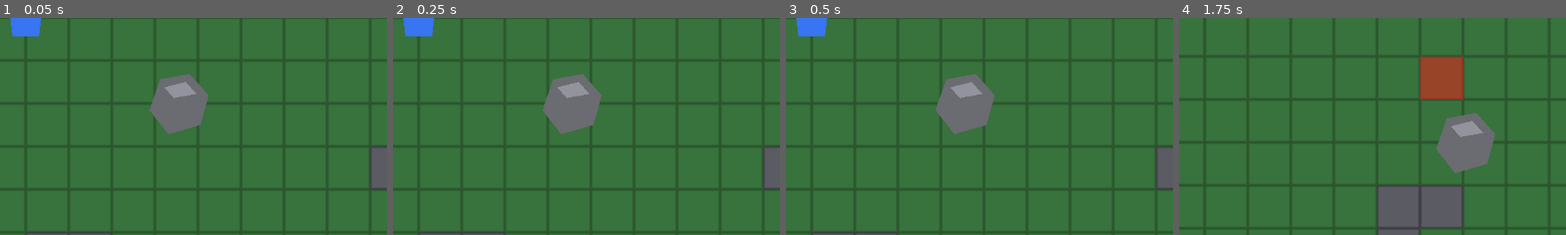
Above: before the commit, frames 1-4 (left to right).
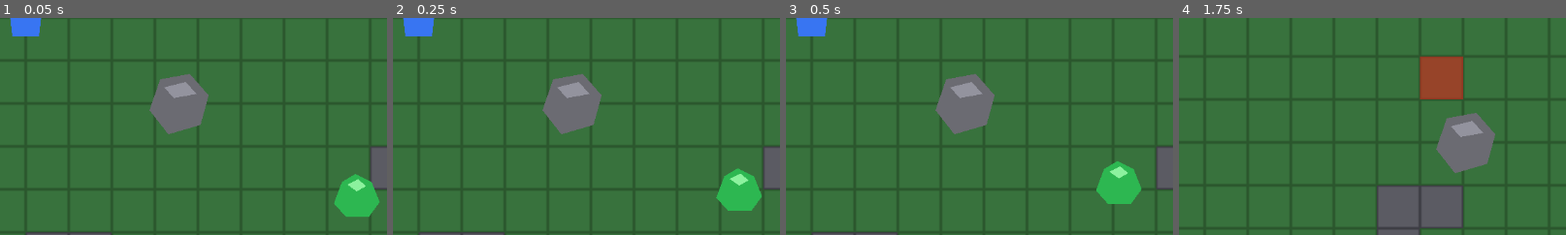
Above: after the commit, the same moments.

Repository: ramonsamagaio/Oathwake-Main
Game: Godot game, scene res://scenes/Main.tscn
The game is run twice, just before and just after one commit, with the same random seed, the same clock (stepped at 60 frames per second) and the same inputs.
Inputs (mouse positions are % of the whole screen's width and height, from its top left):
- Up to frame 1 (0.05 s): no input
- Up to frame 2 (0.25 s): no input
- Up to frame 3 (0.5 s): no input
- Up to frame 4 (1.75 s): tap Enter at 0.5 s; move the mouse to (45, 70) at 0.52 s; hold W from 0.53 s (still down); tap B at 0.6 s; click (45, 70) at 0.67 s; move the mouse to (80, 65) at 1.27 s; tap H at 1.35 s
The pictures show only the part of the screen within x 47-97%, y 50-100%; the shares and areas given below are measured in that part.

The runs differ from the first frame. In frame 1, 1.7% of the frame differs, in the area x 86-98%, y 71-92%; in frame 2, 1.7%; in frame 3, 1.7%, in the area x 80-92%, y 66-86%; in frame 4, nothing differs.

Commit message:
Inimigo rolando e tirando vida

Diff:
--- a/scenes/Main.tscn
+++ b/scenes/Main.tscn
@@ -6,6 +6,7 @@
 [ext_resource type="PackedScene" path="res://scenes/Rock.tscn" id="4_rock_scene"]
 [ext_resource type="Script" path="res://scripts/Main.gd" id="5_main_script"]
 [ext_resource type="Script" path="res://scripts/BuildSystem.gd" id="6_build_system_script"]
+[ext_resource type="PackedScene" path="res://scenes/enemies/Slime.tscn" id="7_slime_scene"]
 
 [node name="Main" type="Node2D"]
 script = ExtResource("5_main_script")
@@ -39,6 +40,12 @@
 [node name="Rock2" parent="World/Resources" instance=ExtResource("4_rock_scene")]
 position = Vector2(192, -96)
 resource_id = "rock_02"
+
+[node name="Enemies" type="Node2D" parent="World"]
+z_index = 2
+
+[node name="Slime" parent="World/Enemies" instance=ExtResource("7_slime_scene")]
+position = Vector2(256, 128)
 
 [node name="Player" parent="." instance=ExtResource("1_player_scene")]
 position = Vector2(0, 0)
--- /dev/null
+++ b/scenes/enemies/Slime.tscn
@@ -0,0 +1,28 @@
+[gd_scene load_steps=4 format=3]
+
+[ext_resource type="Script" path="res://scripts/enemies/Slime.gd" id="1_slime_script"]
+
+[sub_resource type="CircleShape2D" id="CircleShape2D_slime_collision"]
+radius = 14.0
+
+[sub_resource type="CircleShape2D" id="CircleShape2D_damage_area"]
+radius = 18.0
+
+[node name="Slime" type="CharacterBody2D"]
+script = ExtResource("1_slime_script")
+
+[node name="Body" type="Polygon2D" parent="."]
+color = Color(0.18, 0.72, 0.32, 1)
+polygon = PackedVector2Array(-16, 6, -10, -10, 0, -16, 12, -10, 18, 5, 10, 16, -7, 16)
+
+[node name="Highlight" type="Polygon2D" parent="."]
+color = Color(0.55, 0.95, 0.62, 1)
+polygon = PackedVector2Array(-6, -8, 2, -12, 8, -7, 1, -3)
+
+[node name="CollisionShape2D" type="CollisionShape2D" parent="."]
+shape = SubResource("CircleShape2D_slime_collision")
+
+[node name="DamageArea" type="Area2D" parent="."]
+
+[node name="CollisionShape2D" type="CollisionShape2D" parent="DamageArea"]
+shape = SubResource("CircleShape2D_damage_area")
--- /dev/null
+++ b/scripts/enemies/Slime.gd
@@ -0,0 +1,56 @@
+extends CharacterBody2D
+
+@export var speed: float = 45.0
+@export var damage: int = 10
+@export var damage_cooldown: float = 1.0
+
+var player: CharacterBody2D
+var player_in_contact := false
+var damage_timer := 0.0
+
+@onready var damage_area: Area2D = $DamageArea
+
+
+func _ready() -> void:
+	damage_area.body_entered.connect(_on_damage_area_body_entered)
+	damage_area.body_exited.connect(_on_damage_area_body_exited)
+	player = get_tree().get_first_node_in_group("player") as CharacterBody2D
+
+
+func _physics_process(delta: float) -> void:
+	if player == null or not is_instance_valid(player):
+		player = get_tree().get_first_node_in_group("player") as CharacterBody2D
+
+	_move_toward_player()
+	_update_damage(delta)
+
+
+func _move_toward_player() -> void:
+	if player == null:
+		velocity = Vector2.ZERO
+		move_and_slide()
+		return
+
+	var direction := global_position.direction_to(player.global_position)
+	velocity = direction * speed
+	move_and_slide()
+
+
+func _update_damage(delta: float) -> void:
+	if damage_timer > 0.0:
+		damage_timer -= delta
+
+	if player_in_contact and damage_timer <= 0.0 and player != null:
+		player.take_damage(damage)
+		damage_timer = damage_cooldown
+
+
+func _on_damage_area_body_entered(body: Node2D) -> void:
+	if body.is_in_group("player"):
+		player = body as CharacterBody2D
+		player_in_contact = true
+
+
+func _on_damage_area_body_exited(body: Node2D) -> void:
+	if body.is_in_group("player"):
+		player_in_contact = false
Not shown: 1 places in scenes/Main.tscn that only renumber resources
Not shown, added: scripts/enemies/Slime.gd.uid
